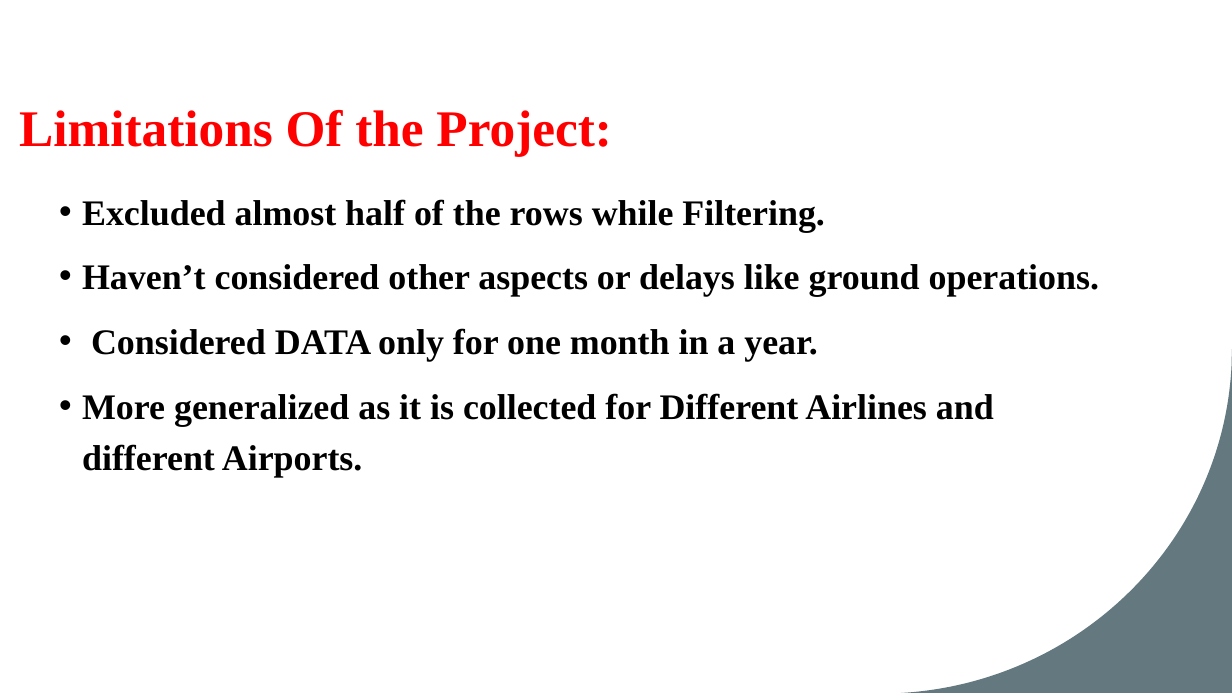
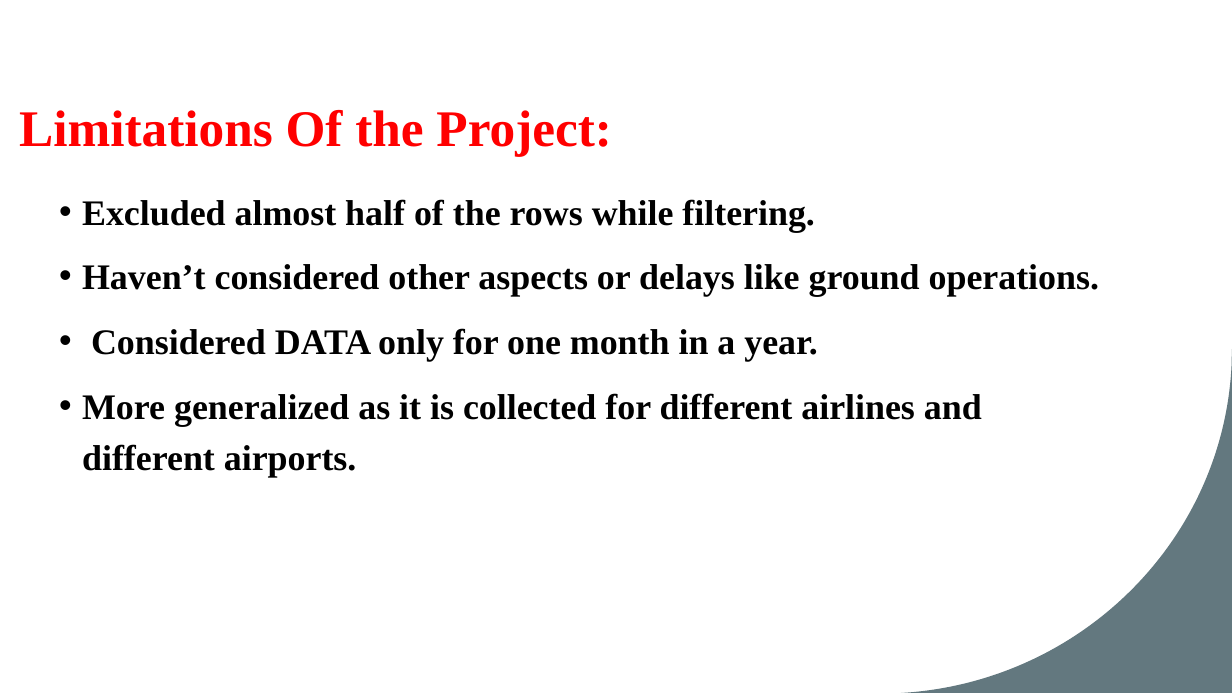
Before and after one commit to vinay-polanki/ATC_R_Project, a slide deck: slide 7 of Atc & Visualisation.pptx. Drawn at 1232x693 pixels with LibreOffice and Linux fonts; fonts in the diff are those of the drawing. Boxes give left, top, right and bottom in pixels: in the first picture for what was removed or moved away, otherwise in the second. Text is boxed around its words. In the diff, an @@ line names an element or a change of style, - is before the commit and + after.

```diff
--- a/Atc & Visualisation.pptx
+++ b/Atc & Visualisation.pptx
@@ text at (82,199,815,232): text changed @@
-• Excluded almost half of the rows while Filtering.
+• Excluded almost half of the rows while filtering.
@@ text at (82,393,982,478): text changed @@
-• More generalized as it is collected for Different Airlines and different Airports.
+• More generalized as it is collected for different airlines and different airports.
```
Also in this commit, not shown: 7 other slides changed.
